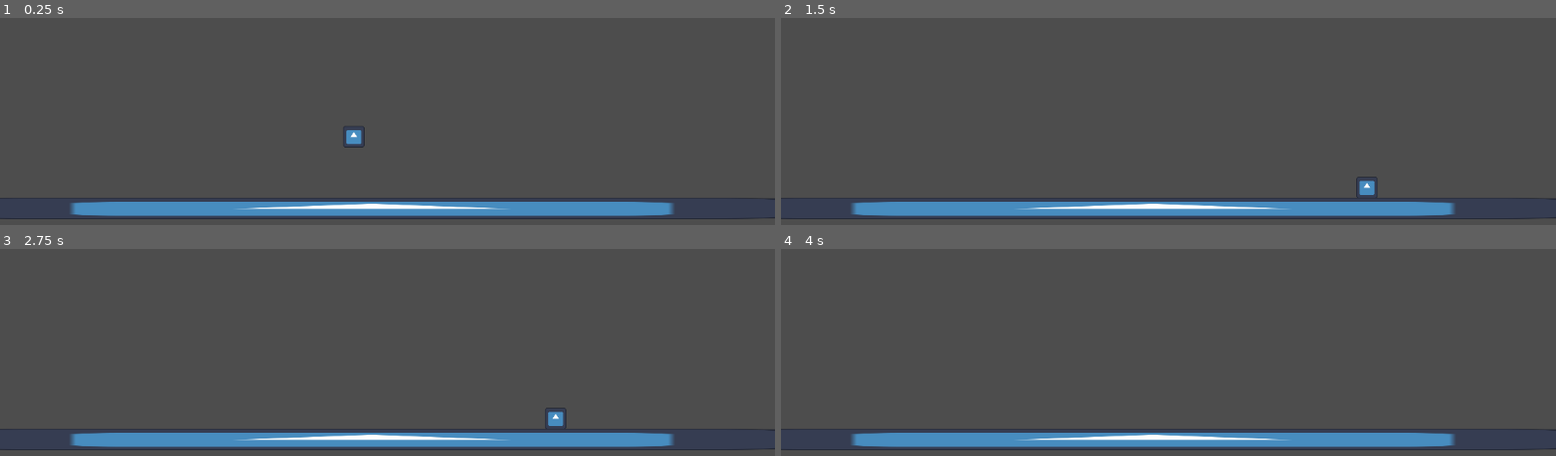
Above: before the commit, frames 1-4 (two rows, left to right).
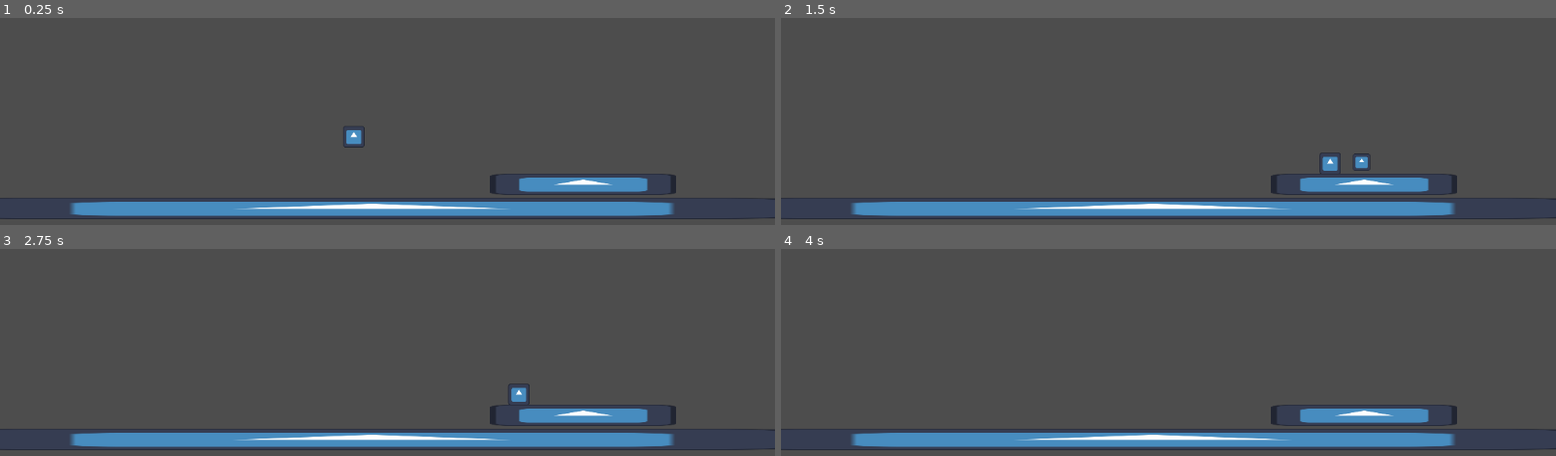
Above: after the commit, the same moments.

Repository: Luke-Parker1/Game-Off-2025
Game: Godot game, scene res://test_scene.tscn
The game is run twice, just before and just after one commit, with the same random seed, the same clock (stepped at 60 frames per second) and the same inputs. The project has no main scene, so this scene is started directly. The engine's default icon, where the game draws it, is replaced by a stand-in: a white triangle on a blue panel in a dark square.
Inputs:
- Up to frame 1 (0.25 s): no input
- Up to frame 2 (1.5 s): hold D (right) from 0.53 s (still down); tap Shift (dash) at 0.6 s; tap Space (jump) at 0.77, 1.07 s; tap J (shoot, bound only after the commit) at 0.8, 1.35 s
- Up to frame 3 (2.75 s): tap Space (jump) at 1.52, 1.82, 2.3 s; tap K (sword, bound only after the commit) at 1.55, 2.1 s; release D (right) at 2.03 s; hold A (left) from 2.03 s (still down)
- Up to frame 4 (4 s): release A (left) at 2.78 s; hold D (right) from 2.78 s (still down); tap Space (jump) at 2.85, 3.02, 3.32, 3.77 s; tap Shift (dash) at 3.05, 3.6 s; tap J (shoot, bound only after the commit) at 3.8 s

The runs differ from the first frame. In frame 1, 1.5% of the frame differs, in the area x 63-88%, y 75-86%; in frame 2, 1.8%, in the area x 63-88%, y 64-87%; in frame 3, 1.7%; in frame 4, 1.5%.

Commit message:
Added attacks and fixed progress bar

Diff:
--- /dev/null
+++ b/bullet.gd
@@ -0,0 +1,15 @@
+extends Area2D
+
+var direction : Vector2
+@export var speed : float
+
+# Entity that shot this bullet
+var shooter : CharacterBody2D
+
+func _physics_process(delta):
+	position += direction * speed * delta
+
+
+func _on_body_entered(body):
+	if body != shooter:
+		queue_free()
--- /dev/null
+++ b/bullet.tscn
@@ -0,0 +1,20 @@
+[gd_scene load_steps=4 format=3 uid="uid://cwcomh31mp8tt"]
+
+[ext_resource type="Texture2D" uid="uid://b2paakn4rmqkv" path="res://icon.svg" id="1_v7oki"]
+[ext_resource type="Script" uid="uid://bvs1ly6iemx2s" path="res://bullet.gd" id="1_v8qja"]
+
+[sub_resource type="RectangleShape2D" id="RectangleShape2D_v7oki"]
+size = Vector2(25.6, 25.6)
+
+[node name="Bullet" type="Area2D"]
+script = ExtResource("1_v8qja")
+speed = 700.0
+
+[node name="Sprite2D" type="Sprite2D" parent="."]
+scale = Vector2(0.2, 0.2)
+texture = ExtResource("1_v7oki")
+
+[node name="CollisionShape2D" type="CollisionShape2D" parent="."]
+shape = SubResource("RectangleShape2D_v7oki")
+
+[connection signal="body_entered" from="." to="." method="_on_body_entered"]
--- a/player.gd
+++ b/player.gd
@@ -20,9 +20,6 @@
 # If this is false, the current state handles all movement
 var state_allows_default_move := true
 
-# If this is false, the current state doesn't allow the player to jump. This doesn't matter if state_allows_default_move is false
-var state_allows_jump := true
-
 # 1.0 is right, -1.0 is left
 var look_direction := 1.0
 
@@ -32,14 +29,14 @@
 	sword_hitbox_startpos = $SwordAttackHitbox.position.x
 
 func _physics_process(delta):
-	print($DashCoolDown.is_stopped())
+	#print($DashCoolDown.is_stopped())
 	if state_allows_default_move:
 		# Add the gravity.
-		if not is_on_floor() and state_allows_jump:
+		if not is_on_floor():
 			velocity.y += get_custom_gravity() * delta
 
 		# Handle jump.
-		if Input.is_action_just_pressed("jump") and is_on_floor() and state_allows_jump:
+		if Input.is_action_just_pressed("jump") and is_on_floor():
 			jump()
 		if Input.is_action_just_released("jump"):
 			jumping = false
--- a/player.tscn
+++ b/player.tscn
@@ -1,10 +1,12 @@
-[gd_scene load_steps=8 format=3 uid="uid://b2lk5meo42827"]
+[gd_scene load_steps=10 format=3 uid="uid://b2lk5meo42827"]
 
 [ext_resource type="Texture2D" uid="uid://b2paakn4rmqkv" path="res://icon.svg" id="1_4flbx"]
 [ext_resource type="Script" uid="uid://f1a23u4u1tyb" path="res://player.gd" id="1_onrkg"]
 [ext_resource type="Script" uid="uid://v4nlkn46p8aj" path="res://state_machine.gd" id="3_i3pqv"]
 [ext_resource type="Script" uid="uid://1yhkh6ng2egx" path="res://player_default.gd" id="4_hqtel"]
 [ext_resource type="Script" uid="uid://cne4b4d532klw" path="res://player_dash.gd" id="5_sweqy"]
+[ext_resource type="Script" uid="uid://cu2ngqtk4kefk" path="res://player_sword_attack.gd" id="6_2hs0m"]
+[ext_resource type="Script" uid="uid://bnynjfxcvoh4i" path="res://player_shoot.gd" id="7_1jxqw"]
 
 [sub_resource type="RectangleShape2D" id="RectangleShape2D_onrkg"]
 size = Vector2(32, 32)
@@ -31,12 +33,16 @@
 shape = SubResource("RectangleShape2D_sweqy")
 disabled = true
 
-[node name="DashTimer" type="Timer" parent="."]
-wait_time = 0.3
+[node name="DashCoolDown" type="Timer" parent="."]
+wait_time = 0.2
 one_shot = true
 
-[node name="DashCoolDown" type="Timer" parent="."]
+[node name="SwordAttackCooldown" type="Timer" parent="."]
 wait_time = 0.2
+one_shot = true
+
+[node name="ShootCooldown" type="Timer" parent="."]
+wait_time = 0.3
 one_shot = true
 
 [node name="StateMachine" type="Node" parent="." node_paths=PackedStringArray("initial_state")]
@@ -53,3 +59,14 @@
 Player = NodePath("../..")
 dash_timer = 0.3
 metadata/_custom_type_script = "uid://cne4b4d532klw"
+
+[node name="SwordAttack" type="Node" parent="StateMachine" node_paths=PackedStringArray("Player")]
+script = ExtResource("6_2hs0m")
+Player = NodePath("../..")
+attack_timer = 0.2
+metadata/_custom_type_script = "uid://cu2ngqtk4kefk"
+
+[node name="Shoot" type="Node" parent="StateMachine" node_paths=PackedStringArray("Player")]
+script = ExtResource("7_1jxqw")
+Player = NodePath("../..")
+metadata/_custom_type_script = "uid://bnynjfxcvoh4i"
--- a/player_dash.gd
+++ b/player_dash.gd
@@ -7,16 +7,24 @@
 @export var dash_timer := 0.0
 @export var dash_speed := 500.0
 
-var dash_timer_time : float
+# Current amount of time the dash has left
+var dash_time : float
 
 func Enter():
 	Player.state_allows_default_move = false
-	dash_timer_time = dash_timer
+	dash_time = dash_timer
 	Player.velocity.y = 0
 
 func State_Physics_Update(delta: float):
 	Player.velocity.x = Player.look_direction * dash_speed
-	dash_timer_time -= delta
-	if dash_timer_time <= 0:
-		Player.get_node("DashCoolDown").start()
+	dash_time -= delta
+	if dash_time <= 0:
 		Transitioned.emit(self, "default")
+
+	if Input.is_action_just_pressed("sword") and Player.get_node("SwordAttackCooldown").is_stopped():
+		Transitioned.emit(self, "swordattack")
+	if Input.is_action_just_pressed("shoot") and Player.get_node("ShootCooldown").is_stopped():
+		Transitioned.emit(self, "shoot")
+
+func Exit():
+	Player.get_node("DashCoolDown").start()
--- a/player_default.gd
+++ b/player_default.gd
@@ -8,8 +8,12 @@
 
 func Enter():
 	Player.state_allows_default_move = true
-	Player.state_allows_jump = true
+
 
 func State_Physics_Update(_delta: float):
 	if Input.is_action_just_pressed("dash") and Player.get_node("DashCoolDown").is_stopped():
 		Transitioned.emit(self, "dash")
+	elif Input.is_action_just_pressed("sword") and Player.get_node("SwordAttackCooldown").is_stopped():
+		Transitioned.emit(self, "swordattack")
+	elif Input.is_action_just_pressed("shoot") and Player.get_node("ShootCooldown").is_stopped():
+		Transitioned.emit(self, "shoot")
--- /dev/null
+++ b/player_shoot.gd
@@ -0,0 +1,20 @@
+extends State
+class_name PlayerShoot
+
+@export var Player : CharacterBody2D
+
+const BULLET := preload("uid://cwcomh31mp8tt")
+
+func Enter():
+	Player.state_allows_default_move = true
+	var bullet = BULLET.instantiate()
+	bullet.global_position = Player.global_position
+	bullet.direction = Vector2(Player.look_direction, 0)
+	bullet.shooter = Player
+	Player.add_sibling(bullet)
+
+func State_Update(_delta: float):
+	Transitioned.emit(self, "default")
+
+func Exit():
+	Player.get_node("ShootCooldown").start()
--- /dev/null
+++ b/player_sword_attack.gd
@@ -0,0 +1,27 @@
+extends State
+class_name PlayerSwordAttack
+
+@export var Player : CharacterBody2D
+
+# How much time the attack is active for
+@export var attack_timer : float
+
+# How much time the attack has left
+var attack_time : float
+
+var hitbox : CollisionShape2D
+
+func Enter():
+	Player.state_allows_default_move = true
+	attack_time = attack_timer
+	hitbox = Player.get_node("SwordAttackHitbox/CollisionShape2D")
+	hitbox.disabled = false
+
+func State_Physics_Update(delta: float):
+	attack_time -= delta
+	if attack_time <= 0:
+		Transitioned.emit(self, "default")
+
+func Exit():
+	hitbox.disabled = true
+	Player.get_node("SwordAttackCooldown").start()
--- a/progress_bar.gd
+++ b/progress_bar.gd
@@ -19,7 +19,13 @@
 	if value >= max_value or value <= min_value:
 		reversed = !reversed
 
-	left_type_mult = value/max_value
-	right_type_mult = (max_value - value)/max_value
+	if value > max_value/2:
+		left_type_mult = (value - max_value/2)/(max_value/2)
+		right_type_mult = 0
+	else:
+		left_type_mult = 0
+		right_type_mult = (max_value/2 - value)/(max_value/2)
+	#left_type_mult = value/max_value
+	#right_type_mult = (max_value - value)/max_value
 	#print("Left Weapon Damage Multiplier: ", left_type_mult)
 	#print("Right Weapon Damage Multiplier: ", right_type_mult)
--- a/project.godot
+++ b/project.godot
@@ -38,6 +38,16 @@
 "events": [Object(InputEventKey,"resource_local_to_scene":false,"resource_name":"","device":-1,"window_id":0,"alt_press …(195 unchanged characters)…
 ]
 }
+sword={
+"deadzone": 0.2,
+"events": [Object(InputEventKey,"resource_local_to_scene":false,"resource_name":"","device":-1,"window_id":0,"alt_pressed":false,"shift_pressed":false,"ctrl_pressed":false,"meta_pressed":false,"pressed":false,"keycode":0,"physical_keycode":75,"key_label":0,"unicode":107,"location":0,"echo":false,"script":null)
+]
+}
+shoot={
+"deadzone": 0.2,
+"events": [Object(InputEventKey,"resource_local_to_scene":false,"resource_name":"","device":-1,"window_id":0,"alt_pressed":false,"shift_pressed":false,"ctrl_pressed":false,"meta_pressed":false,"pressed":false,"keycode":0,"physical_keycode":74,"key_label":0,"unicode":106,"location":0,"echo":false,"script":null)
+]
+}
 
 [rendering]
 
--- a/test_scene.tscn
+++ b/test_scene.tscn
@@ -1,10 +1,13 @@
-[gd_scene load_steps=4 format=3 uid="uid://cqkedpsayif7j"]
+[gd_scene load_steps=5 format=3 uid="uid://cqkedpsayif7j"]
 
 [ext_resource type="Texture2D" uid="uid://b2paakn4rmqkv" path="res://icon.svg" id="1_uhqqe"]
 [ext_resource type="PackedScene" uid="uid://b2lk5meo42827" path="res://player.tscn" id="2_ia1lp"]
 
 [sub_resource type="RectangleShape2D" id="RectangleShape2D_uhqqe"]
 size = Vector2(1302, 30)
+
+[sub_resource type="RectangleShape2D" id="RectangleShape2D_ia1lp"]
+size = Vector2(279, 30)
 
 [node name="Test Scene" type="Node2D"]
 
@@ -20,5 +23,15 @@
 position = Vector2(284, 0)
 shape = SubResource("RectangleShape2D_uhqqe")
 
+[node name="StaticBody2D2" type="StaticBody2D" parent="."]
+position = Vector2(867, 404)
+
+[node name="Sprite2D" type="Sprite2D" parent="StaticBody2D2"]
+scale = Vector2(2.1640625, 0.25)
+texture = ExtResource("1_uhqqe")
+
+[node name="CollisionShape2D" type="CollisionShape2D" parent="StaticBody2D2"]
+shape = SubResource("RectangleShape2D_ia1lp")
+
 [node name="Player" parent="." instance=ExtResource("2_ia1lp")]
 position = Vector2(526, 173)
Not shown, added: bullet.gd.uid
Not shown, added: player_shoot.gd.uid
Not shown, added: player_sword_attack.gd.uid
